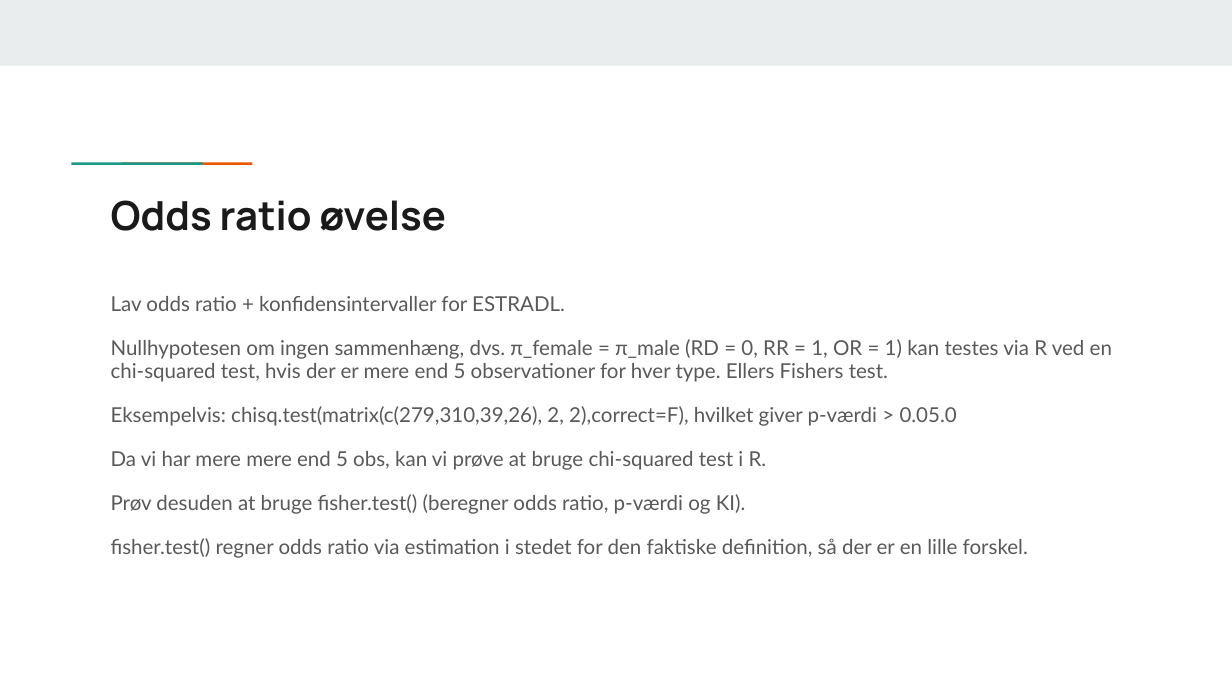
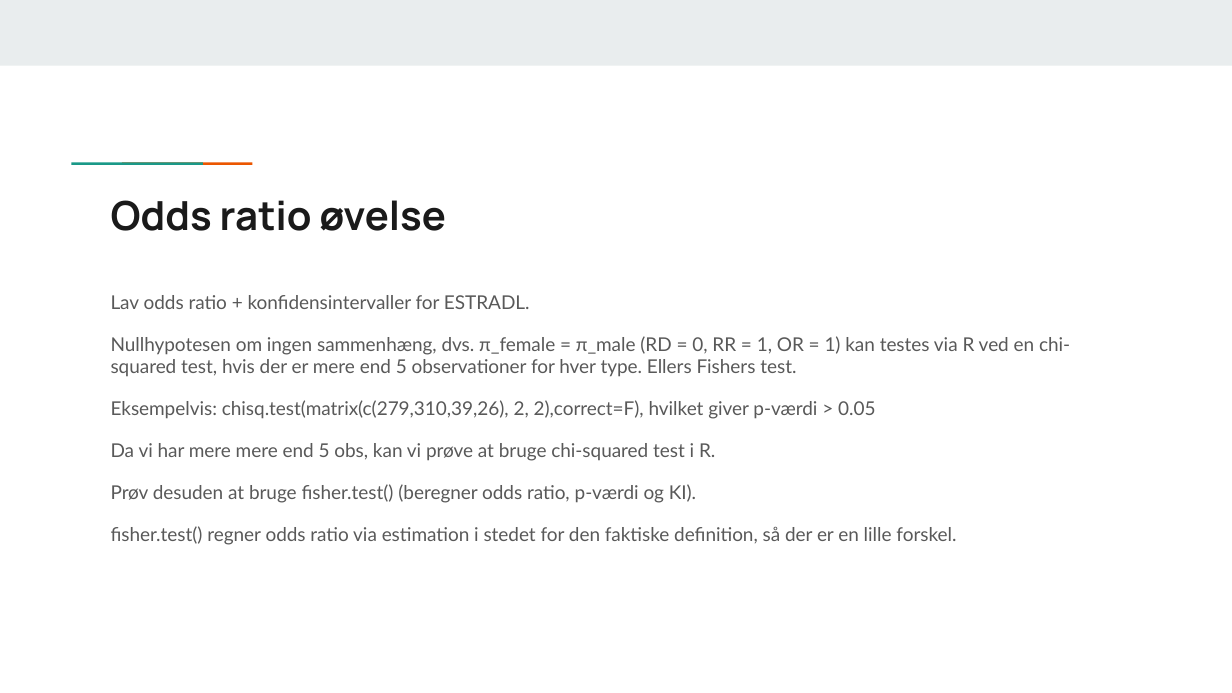
Before and after one commit to KUBDatalab/R-PUFF-1-deskriptiv, a slide deck: slide 19 of files/Modul_4_Behandling_af_kategoriske_data.pptx. Drawn at 1232x693 pixels with LibreOffice and Linux fonts; fonts in the diff are those of the drawing. Boxes give left, top, right and bottom in pixels: in the first picture for what was removed or moved away, otherwise in the second. Text is boxed around its words. In the diff, an @@ line names an element or a change of style, - is before the commit and + after.

```diff
--- a/files/Modul_4_Behandling_af_kategoriske_data.pptx
+++ b/files/Modul_4_Behandling_af_kategoriske_data.pptx
@@ text at (111,295,1070,545): size 12 to 11.1 pt in "Lav odds ratio + konfidensintervaller for ESTRADL.", "Nullhypotesen om ingen sammenhæng, dvs. π_female = ...", "Da vi har mere mere end 5 ...", "Prøv desuden at bruge fisher.test() (beregner odds ..." and 1 more places @@
@@ text at (111,400,875,419): text changed; size 12 to 11.1 pt @@
-Eksempelvis: chisq.test(matrix(c(279,310,39,26), 2, 2),correct=F), hvilket giver p-værdi > 0.05.0
+Eksempelvis: chisq.test(matrix(c(279,310,39,26), 2, 2),correct=F), hvilket giver p-værdi > 0.05
```
Also in this commit, not shown: 11 other slides changed, 2 other files.
